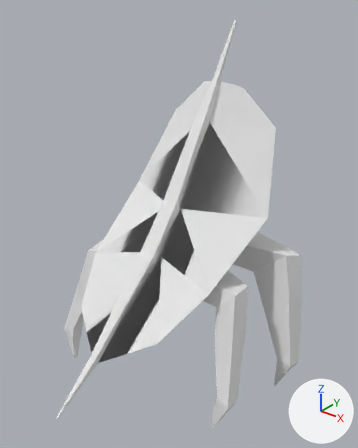
Renders of the OBJ model projects/Resonance v2/res/animations/walking/Walking-1.obj from each side of a commit.
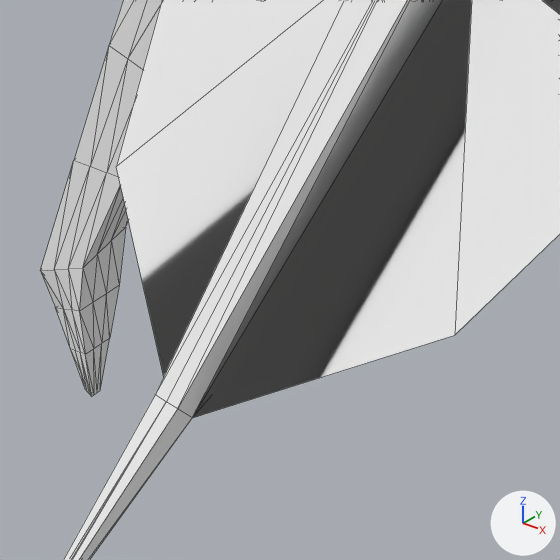
There are two pictures of each version: one whole from a camera (50 mm lens) standing at (1.37, -1.64, 1.88) and looking at (0.06, 0.0, 0.87), one close up on the part from 15% to 50% of the width and 60% to 88% of the height. Lighting does not change. The marker at lower right points along +X, +Y and +Z. The close-ups show mesh edges as thin lines. Where no turn or scale is listed for an object, it has been applied to the vertices.
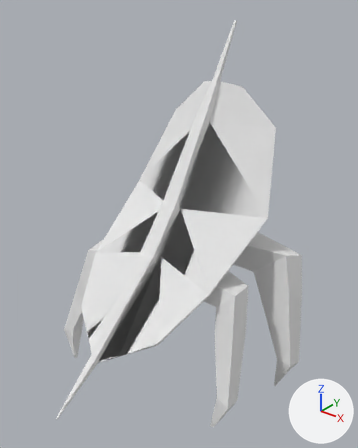
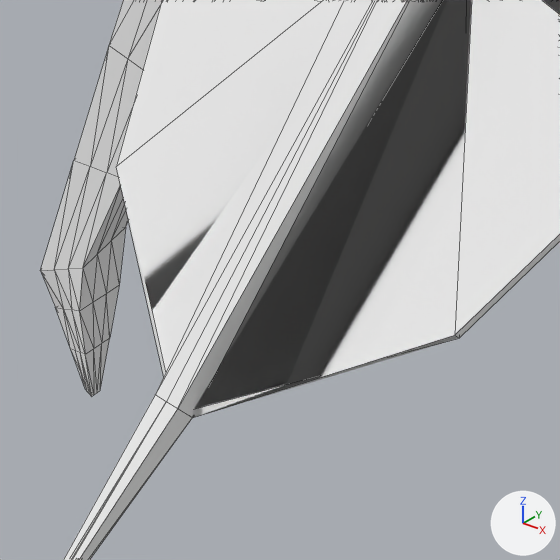
Location of each change, [x1, y1, x2, y2] in pixels of the close-ups (560 x 560 px):
part 1 of me_cube, added: after [118, 0, 560, 418]

The edits, one by one:
me_cube is used by ob_cube; location (0.0, 0.0, 0.0).
me_cube had 580 vertices, 1150 faces and spanned x -0.63..0.64, y -0.76..0.64, z 0.0..1.72.
me_cube now has 1160 vertices, 2336 faces and spans x -0.63..0.64, y -0.76..0.64, z 0.0..1.72.
me_cube part 1: 580 vertices added at x -0.63..0.63, y -0.76..0.63, z 0.01..1.72.
